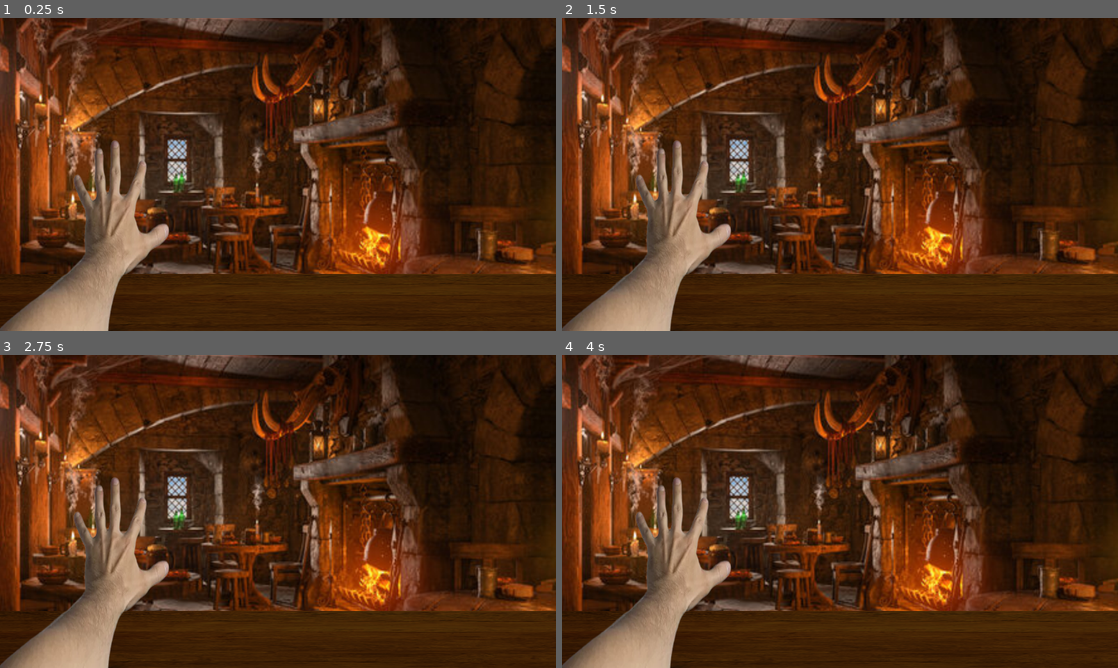
Above: before the commit, frames 1-4 (two rows, left to right).
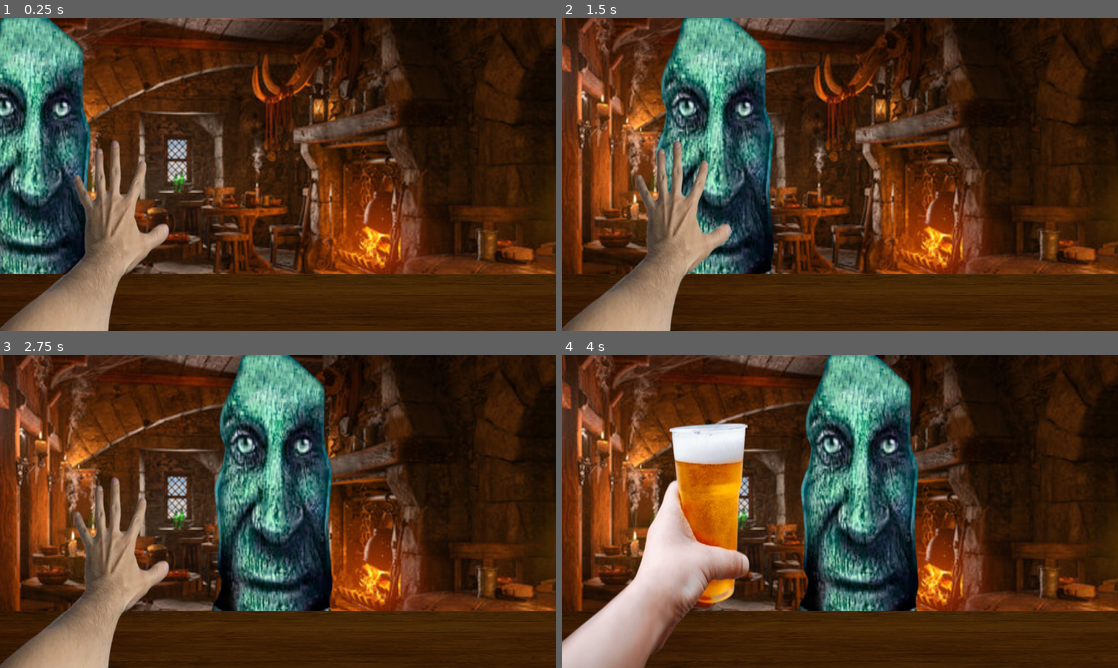
Above: after the commit, the same moments.

Repository: jonsoutherland/OneButtonJamREPO
Game: Godot game, scene res://level.tscn
Same seed, same stepped clock (60 frames per second), same inputs: the game is played once before the commit and once after it. This scene is started directly instead of the project's main scene.
Inputs:
- Up to frame 1 (0.25 s): no input
- Up to frame 2 (1.5 s): hold Space (Iterate) 0.53-1.28 s; tap Space (Iterate) at 1.35 s
- Up to frame 3 (2.75 s): hold Space (Iterate) from 2.03 s (still down)
- Up to frame 4 (4 s): release Space (Iterate) at 2.78 s; tap Space (Iterate) at 2.85 s; tap Enter at 3.5 s; hold Space (Iterate) from 3.53 s (still down)

The runs differ from the first frame. In frame 1, 12% of the frame differs, in the area x 0-17%, y 0-82%; in frame 2, 13%; in frame 3, 15%; in frame 4, 28%, in the area x 0-65%, y 0-100%.

Commit message:
Added the core mechanic of the game
Pressing spacebar now lets you drink from your cup. Enemy must be in place in order for this to work, though.

Diff:
--- a/Player control.gd
+++ b/Player control.gd
@@ -1,5 +1,7 @@
 extends Control
 var is_drunk
+var player_is_drinking = false
+var enemy_is_ready = false
 
 
 # Called when the node enters the scene tree for the first time.
@@ -9,4 +11,10 @@
 
 # Called every frame. 'delta' is the elapsed time since the previous frame.
 func _process(delta):
-	pass
+	player_is_drinking = Input.is_action_pressed("Iterate")
+	if player_is_drinking and enemy_is_ready:
+		$Hand.set_visible(false)
+		$Drink.set_visible(true)
+	else:
+		$Hand.set_visible(true)
+		$Drink.set_visible(false)
--- a/enemy.gd
+++ b/enemy.gd
@@ -1,16 +1,19 @@
 extends Node2D
 var enemyHealth = 1200;
+var final_spot = Vector2(600, 300)
+var enemy_speed = 200
 
 
 # Called when the node enters the scene tree for the first time.
 func _ready():
+	position = Vector2(0, 300)
 	pass # Replace with function body.
 
 
 # Called every frame. 'delta' is the elapsed time since the previous frame.
 func _process(delta):
-	enemyHealth -= 1;
-	if enemyHealth <= 0:
-		queue_free();  #Supposed to delete the node
-
+	if position.x < final_spot.x:
+		position.x += delta * enemy_speed
+	else:
+		get_parent().enemy_is_ready = true;
 	pass
--- a/level.tscn
+++ b/level.tscn
@@ -7,6 +7,7 @@
 [ext_resource type="Texture2D" uid="uid://c4vsim2c5q3j4" path="res://images/table placeholder.jpg" id="2_s2b4f"]
 [ext_resource type="Texture2D" uid="uid://be7xel2rfnk1u" path="res://images/arm placeholder.png" id="2_tt7bm"]
 [ext_resource type="Script" path="res://Enemy.gd" id="3_sxihx"]
+[ext_resource type="Texture2D" uid="uid://bu2c00we7w73p" path="res://images/drink placeholder.png" id="6_3xlgr"]
 
 [node name="Level" type="Node2D"]
 
@@ -29,6 +30,12 @@
 stretch_mode = 3
 script = ExtResource("2_ot6xt")
 
+[node name="Enemy" type="Sprite2D" parent="Player control"]
+position = Vector2(-274, 281)
+scale = Vector2(1, 1.47732)
+texture = ExtResource("2_b2uam")
+script = ExtResource("3_sxihx")
+
 [node name="Table" type="Sprite2D" parent="Player control"]
 modulate = Color(0.321569, 0.207843, 0.0392157, 1)
 position = Vector2(619, 621)
@@ -41,8 +48,7 @@
 scale = Vector2(1, 1.47732)
 texture = ExtResource("2_tt7bm")
 
-[node name="Enemy" type="Sprite2D" parent="."]
-position = Vector2(-274, 281)
+[node name="Drink" type="Sprite2D" parent="Player control"]
+position = Vector2(297, 357)
 scale = Vector2(1, 1.47732)
-texture = ExtResource("2_b2uam")
-script = ExtResource("3_sxihx")
+texture = ExtResource("6_3xlgr")
Binary file added: images/drink placeholder.png
Not shown, added: images/drink placeholder.png.import
Not shown: 1 places in level.tscn that only renumber resources
